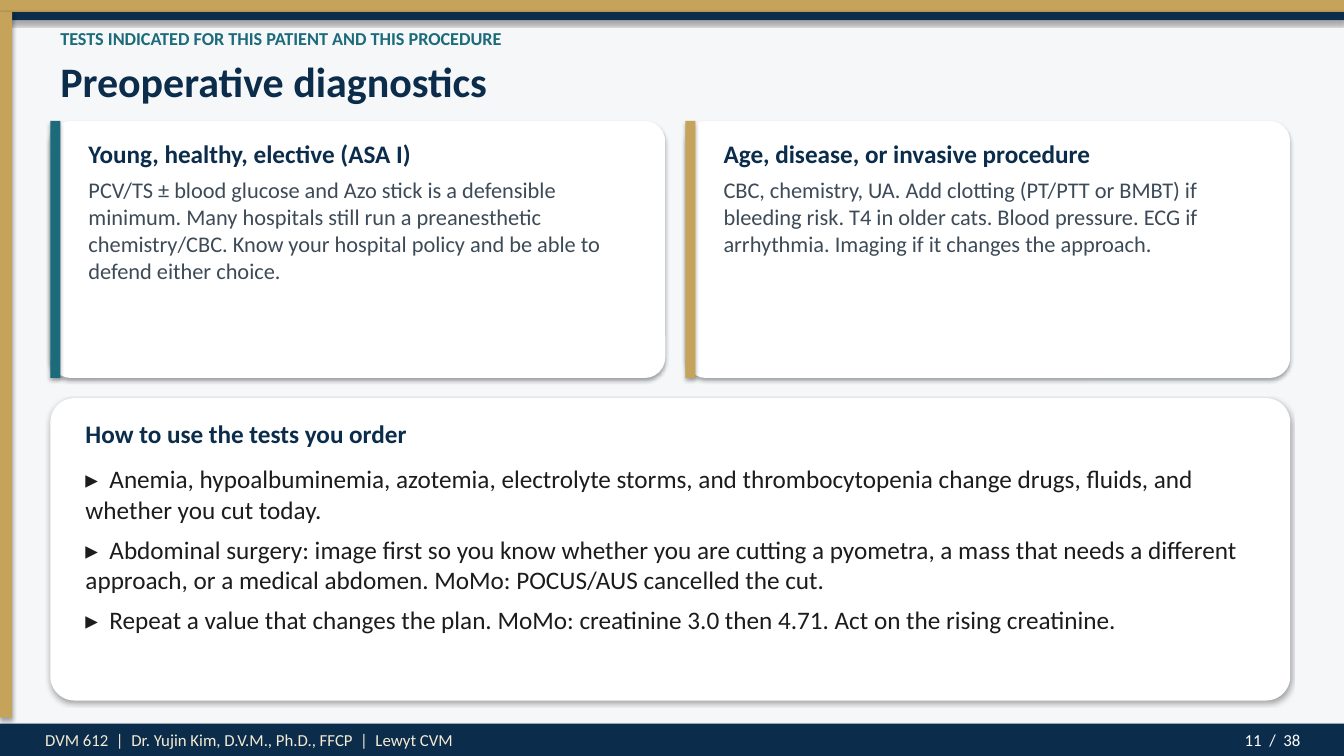
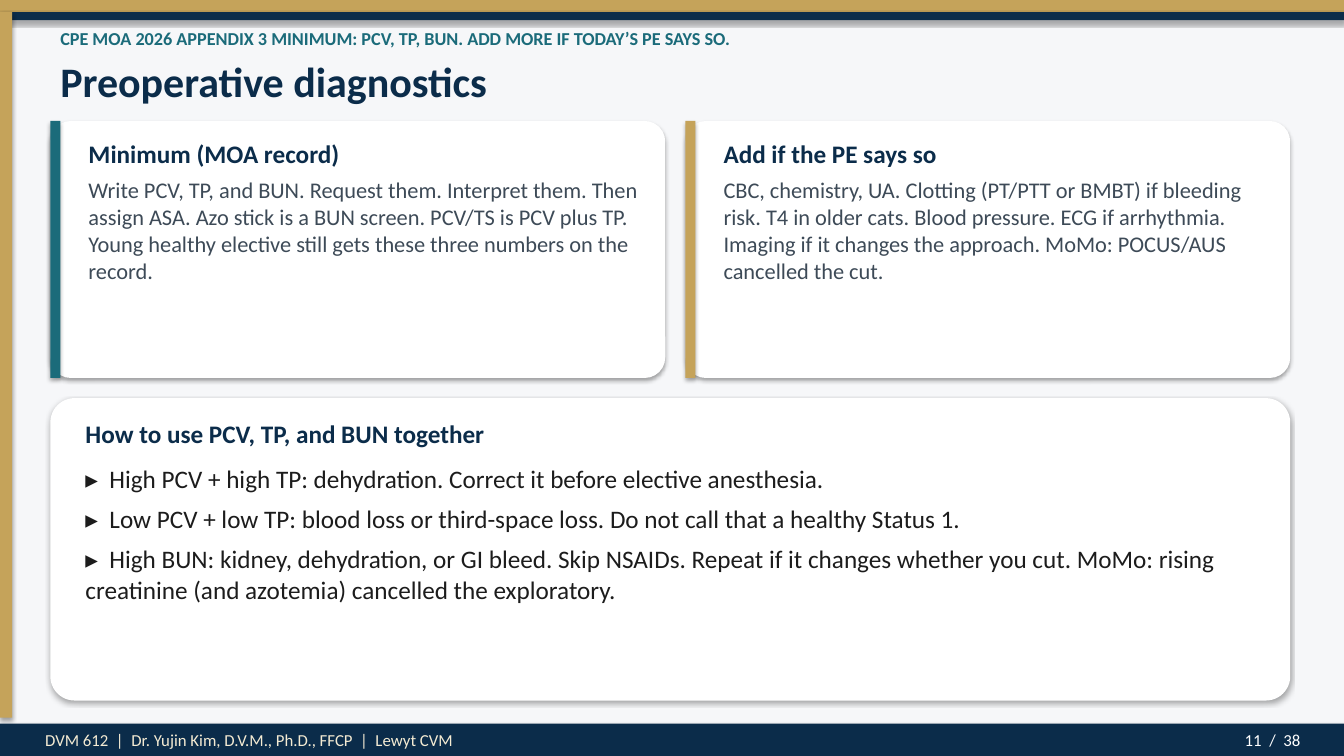
Before and after one commit to drkimvet/happycare, a slide deck: slide 11 of lectures/DVM-612_Week4_Preop_PatientPrep_Postop.pptx. Drawn at 1344x756 pixels with LibreOffice and Linux fonts; fonts in the diff are those of the drawing. Boxes give left, top, right and bottom in pixels: in the first picture for what was removed or moved away, otherwise in the second. Text is boxed around its words. In the diff, an @@ line names an element or a change of style, - is before the commit and + after.

```diff
--- a/lectures/DVM-612_Week4_Preop_PatientPrep_Postop.pptx
+++ b/lectures/DVM-612_Week4_Preop_PatientPrep_Postop.pptx
@@ text at (x1=60, y1=32, x2=730, y2=48): text changed @@
-TESTS INDICATED FOR THIS PATIENT AND THIS PROCEDURE
+CPE MOA 2026 APPENDIX 3 MINIMUM: PCV, TP, BUN. ADD MORE IF TODAY’S PE SAYS SO.
@@ text at (x1=88, y1=144, x2=339, y2=167): text changed @@
-Young, healthy, elective (ASA I)
+Minimum (MOA record)
@@ text at (x1=724, y1=145, x2=937, y2=167): text changed @@
-Age, disease, or invasive procedure
+Add if the PE says so
@@ text at (x1=88, y1=182, x2=637, y2=279): text changed @@
-PCV/TS ± blood glucose and Azo stick is a defensible minimum. Many hospitals still run a preanesthetic chemistry/CBC. Know your hospital policy and be able to defend either choice.
+Write PCV, TP, and BUN. Request them. Interpret them. Then assign ASA. Azo stick is a BUN screen. PCV/TS is PCV plus TP. Young healthy elective still gets these three numbers on the record.
@@ text at (x1=724, y1=182, x2=1241, y2=279): text changed @@
-CBC, chemistry, UA. Add clotting (PT/PTT or BMBT) if bleeding risk. T4 in older cats. Blood pressure. ECG if arrhythmia. Imaging if it changes the approach.
+CBC, chemistry, UA. Clotting (PT/PTT or BMBT) if bleeding risk. T4 in older cats. Blood pressure. ECG if arrhythmia. Imaging if it changes the approach. MoMo: POCUS/AUS cancelled the cut.
@@ text at (x1=85, y1=425, x2=484, y2=448): text changed @@
-How to use the tests you order
+How to use PCV, TP, and BUN together
@@ text at (x1=85, y1=470, x2=1214, y2=603): text changed @@
-▸ Anemia, hypoalbuminemia, azotemia, electrolyte storms, and thrombocytopenia change drugs, fluids, and whether you cut today.
-▸ Abdominal surgery: image first so you know whether you are cutting a pyometra, a mass that needs a different approach, or a medical abdomen. MoMo: POCUS/AUS cancelled the cut.
-▸ Repeat a value that changes the plan. MoMo: creatinine 3.0 then 4.71. Act on the rising creatinine.
+▸ High PCV + high TP: dehydration. Correct it before elective anesthesia.
+▸ Low PCV + low TP: blood loss or third-space loss. Do not call that a healthy Status 1.
+▸ High BUN: kidney, dehydration, or GI bleed. Skip NSAIDs. Repeat if it changes whether you cut. MoMo: rising creatinine (and azotemia) cancelled the exploratory.
```
Also in this commit, not shown: 1 other slide changed, 1 slide added, 1 slide removed, 2 other files.
